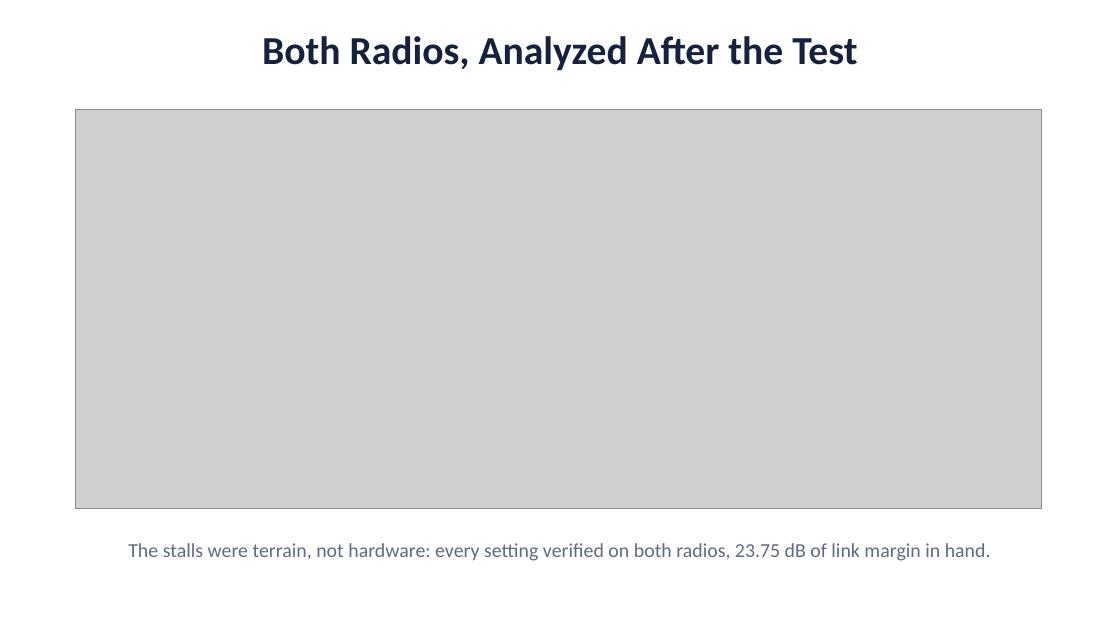
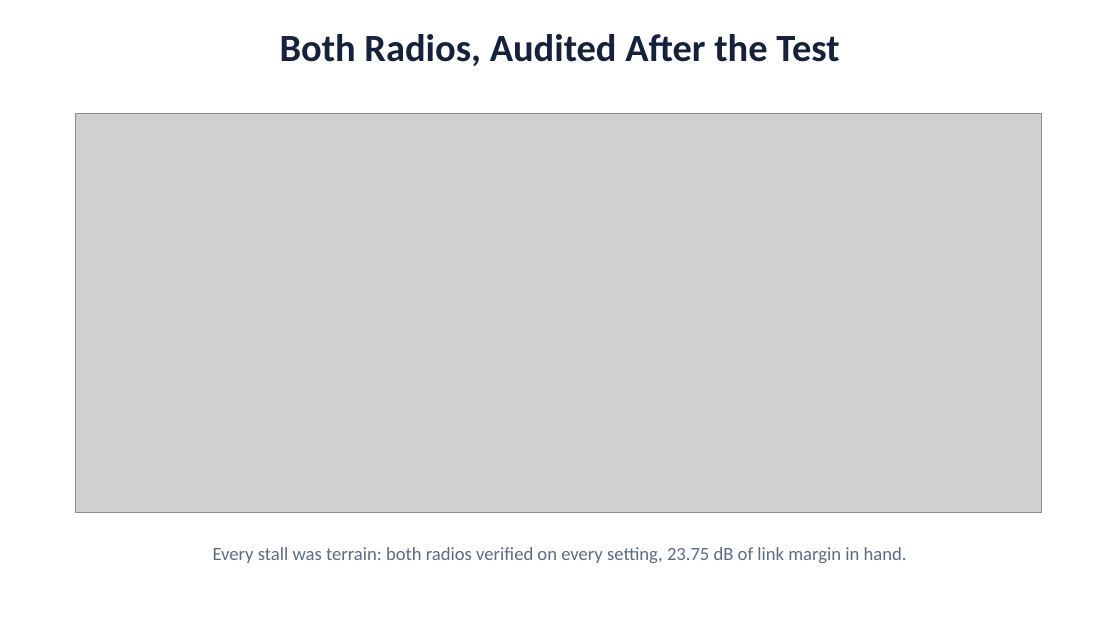
Before and after one commit to deosgracius/offgrid-vehicle-tracker, a slide deck: slide 10 of docs/presentations/Canyon_Demo_Presentation.pptx (slide 8 before the commit). Drawn at 1120x630 pixels with LibreOffice and Linux fonts; fonts in the diff are those of the drawing; grey boxes stand for pictures. Boxes give left, top, right and bottom in pixels: in the first picture for what was removed or moved away, otherwise in the second. Text is boxed around its words. In the diff, an @@ line names an element or a change of style, - is before the commit and + after.

```diff
--- a/docs/presentations/Canyon_Demo_Presentation.pptx
+++ b/docs/presentations/Canyon_Demo_Presentation.pptx
@@ text at [280,34,839,66]: text changed; size 34 to 33 pt @@
-Both Radios, Analyzed After the Test
+Both Radios, Audited After the Test
@@ picture: place and size @@
-picture at [76,109,1042,508]
+picture at [76,113,1042,513]
@@ text at [213,547,907,563]: text changed; size 17 to 16 pt @@
-The stalls were terrain, not hardware: every setting verified on both radios, 23.75 dB of link margin in hand.
+Every stall was terrain: both radios verified on every setting, 23.75 dB of link margin in hand.
```
Also in this commit, not shown: 7 other slides changed, 4 slides added, 1 slide removed, 7 other files.
